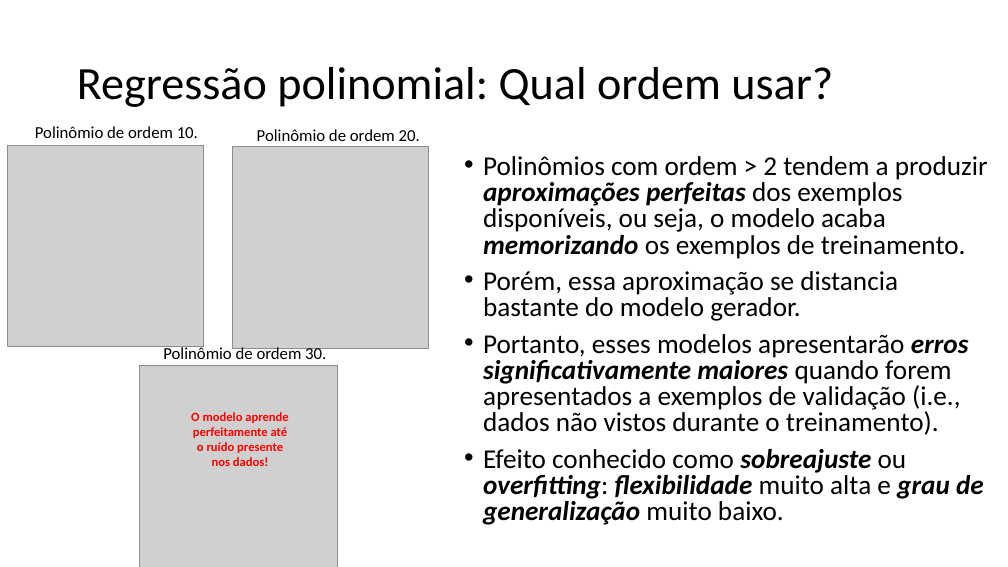
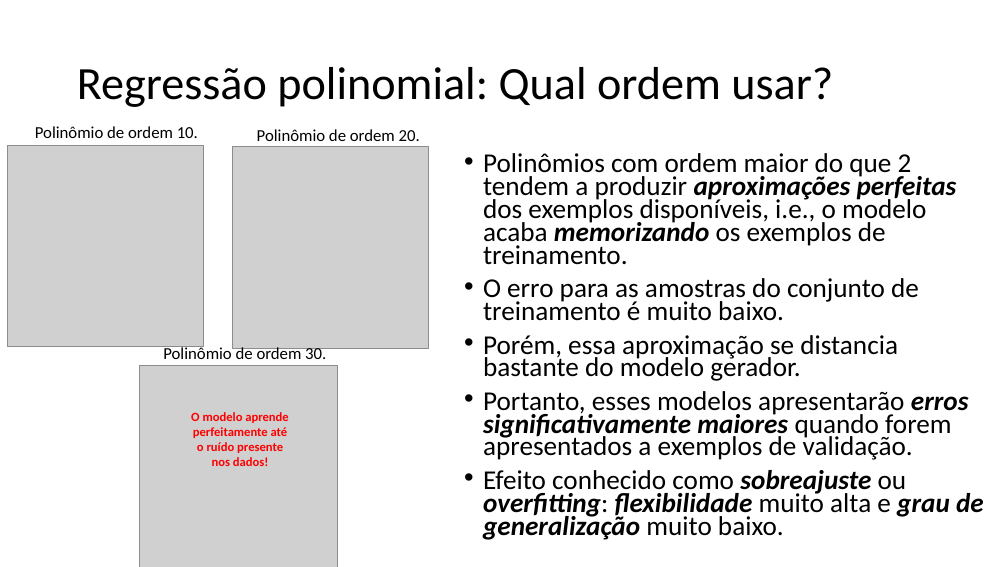
Before and after one commit to zz4fap/t319_aprendizado_de_maquina, a slide deck: slide 21 of slides/T319_Regressão_Linear (Parte IV).pptx. Drawn at 1008x567 pixels with LibreOffice and Linux fonts; fonts in the diff are those of the drawing; grey boxes stand for pictures. Boxes give left, top, right and bottom in pixels: in the first picture for what was removed or moved away, otherwise in the second. Text is boxed around its words. In the diff, an @@ line names an element or a change of style, - is before the commit and + after.

```diff
--- a/slides/T319_Regressão_Linear (Parte IV).pptx
+++ b/slides/T319_Regressão_Linear (Parte IV).pptx
@@ text at [483, 153, 957, 321]: text changed @@
-• Polinômios com ordem > 2 tendem a produzir aproximações perfeitas dos exemplos disponíveis, ou seja, o modelo acaba memorizando os exemplos de treinamento.
+• Polinômios com ordem maior do que 2 tendem a produzir aproximações perfeitas dos exemplos disponíveis, i.e., o modelo acaba memorizando os exemplos de treinamento.
+• O erro para as amostras do conjunto de treinamento é muito baixo.
@@ text at [483, 335, 984, 540]: line spacing 0.8 to 0.7 @@
@@ text at [483, 391, 969, 460]: text changed @@
-• Portanto, esses modelos apresentarão erros significativamente maiores quando forem apresentados a exemplos de validação (i.e., dados não vistos durante o treinamento).
+• Portanto, esses modelos apresentarão erros significativamente maiores quando forem apresentados a exemplos de validação.
```
Also in this commit, not shown: 3 other slides changed, 1 other file.
